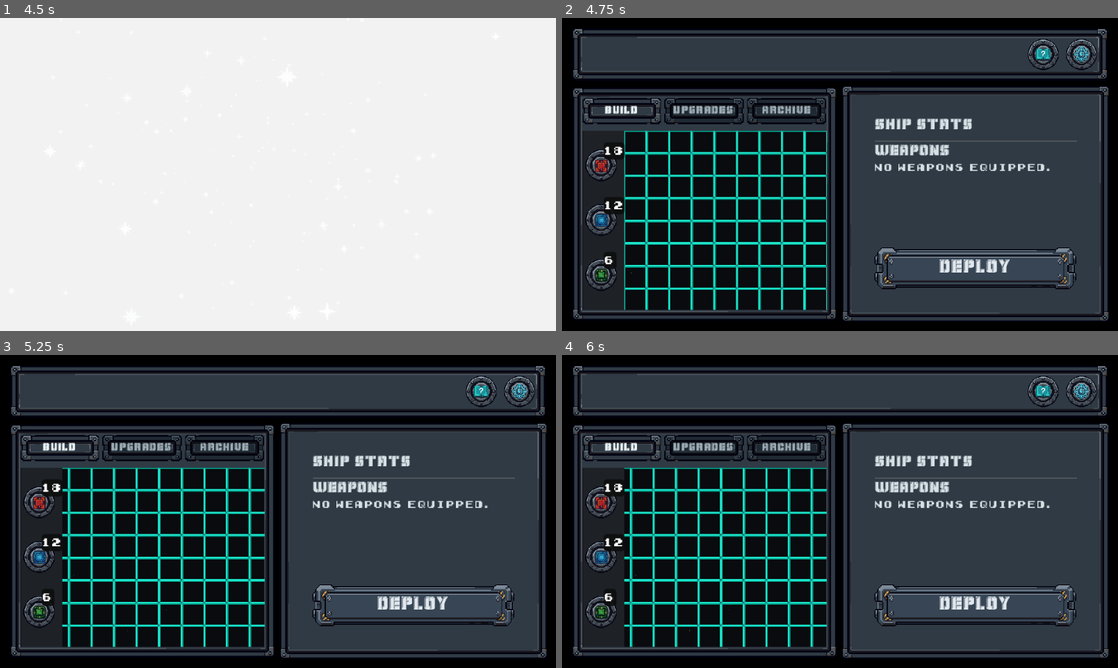
Above: before the commit, frames 1-4 (two rows, left to right).
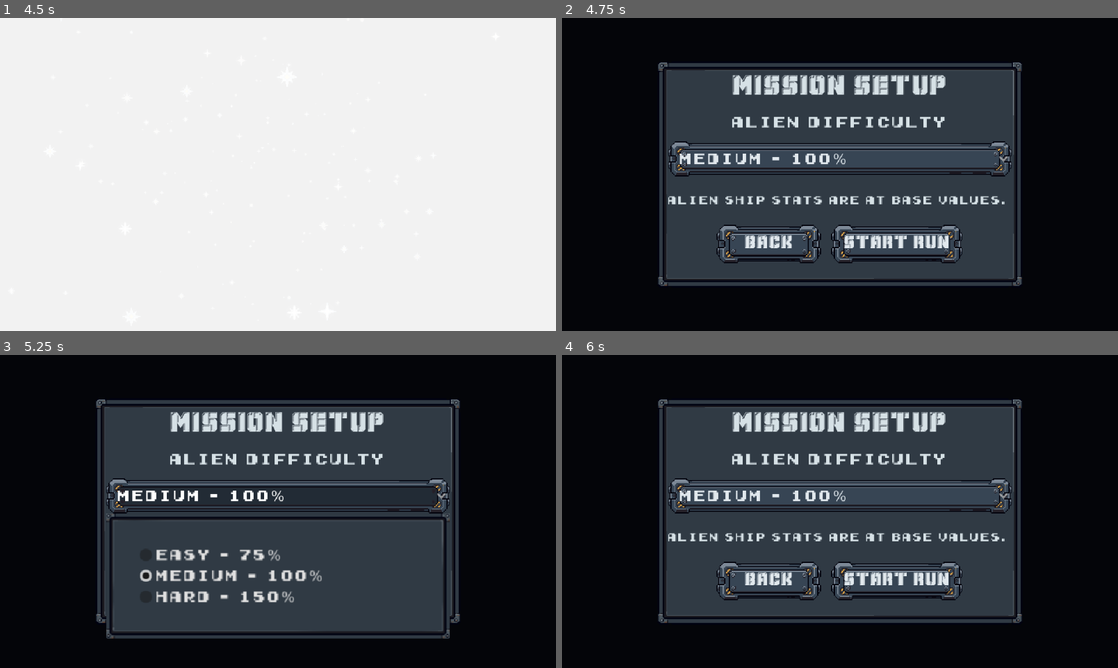
Above: after the commit, the same moments.

Repository: Allumnium/LeviathanProtocol
Game: Godot game, scene res://scenes/main_menu.tscn
The game is run twice, just before and just after one commit, with the same random seed, the same clock (stepped at 60 frames per second) and the same inputs.
Inputs (mouse positions are in pixels of both pictures, inside the frame that each line leads up to):
- Up to frame 1 (4.5 s): click "PLAY" at 0.5 s; tap Enter at 1.25 s; drag from (278, 174) to (333, 105) at 1.27 s; drag from (166, 190) to (250, 237) at 2.02 s; move the mouse to (333, 105) at 2.77 s; hold D 2.78-3.5 s; hold Shift 2.78-3.5 s; click (333, 105) at 2.92 s; drag from (250, 237) to (111, 127) at 3.52 s; move the mouse to (444, 221) at 4.27 s; hold A from 4.28 s (still down); hold Shift from 4.28 s (still down); click (444, 221) at 4.42 s
- Up to frame 2 (4.75 s): keep holding A; keep holding Shift
- Up to frame 3 (5.25 s): release A at 5 s; release Shift at 5 s; click (278, 495) at 5 s, where only the run after the commit has a clickable "MEDIUM - 100%"
- Up to frame 4 (6 s): click (767, 580) at 5.75 s, where only the run after the commit has a clickable "BACK"

Frame 1 is identical in both runs. In frame 2, 59% of the frame differs, in the area x 2-99%, y 3-97%; in frame 3, 59%; in frame 4, 60%.

Commit message:
just before battle

Diff:
--- a/scenes/auto_battle.tscn
+++ b/scenes/auto_battle.tscn
@@ -1,6 +1,7 @@
-[gd_scene load_steps=2 format=3]
+[gd_scene load_steps=3 format=3]
 
 [ext_resource type="Script" path="res://scripts/auto_battle.gd" id="1"]
+[ext_resource type="Script" path="res://scripts/battle_visuals.gd" id="2"]
 
 [node name="AutoBattle" type="Control"]
 layout_mode = 3
@@ -20,3 +21,13 @@
 grow_vertical = 2
 color = Color(0, 0, 0, 1)
 mouse_filter = 2
+
+[node name="BattleVisuals" type="Control" parent="."]
+layout_mode = 1
+anchors_preset = 15
+anchor_right = 1.0
+anchor_bottom = 1.0
+grow_horizontal = 2
+grow_vertical = 2
+mouse_filter = 2
+script = ExtResource("2")
--- a/scenes/build_tilemap_area.tscn
+++ b/scenes/build_tilemap_area.tscn
@@ -32,6 +32,7 @@
 snap_2d_vertices_to_pixel = true
 
 [node name="GridLayer" type="TileMapLayer" parent="PanRoot"]
+modulate = Color(1, 1, 1, 0.5)
 
 [node name="HullPolygon" type="Polygon2D" parent="PanRoot"]
 color = Color(0.38, 0.38, 0.4, 1)
--- /dev/null
+++ b/scenes/game_setup.tscn
@@ -0,0 +1,84 @@
+[gd_scene load_steps=4 format=3]
+
+[ext_resource type="Script" path="res://scripts/game_setup.gd" id="1_script"]
+[ext_resource type="FontFile" path="res://assets/fonts/mechanical_animals/Mechanical Animals.ttf" id="2_title_font"]
+[ext_resource type="StyleBox" path="res://assets/ui/panels/compact_panel_nine_patch.tres" id="3_panel"]
+
+[node name="GameSetup" type="Control"]
+layout_mode = 3
+anchors_preset = 15
+anchor_right = 1.0
+anchor_bottom = 1.0
+grow_horizontal = 2
+grow_vertical = 2
+script = ExtResource("1_script")
+
+[node name="Backdrop" type="ColorRect" parent="."]
+layout_mode = 1
+anchors_preset = 15
+anchor_right = 1.0
+anchor_bottom = 1.0
+grow_horizontal = 2
+grow_vertical = 2
+mouse_filter = 2
+color = Color(0.015, 0.02, 0.035, 1)
+
+[node name="CenterContainer" type="CenterContainer" parent="."]
+layout_mode = 1
+anchors_preset = 15
+anchor_right = 1.0
+anchor_bottom = 1.0
+grow_horizontal = 2
+grow_vertical = 2
+mouse_filter = 2
+
+[node name="SetupModal" type="PanelContainer" parent="CenterContainer"]
+custom_minimum_size = Vector2(400, 260)
+layout_mode = 2
+theme_override_styles/panel = ExtResource("3_panel")
+
+[node name="Contents" type="VBoxContainer" parent="CenterContainer/SetupModal"]
+layout_mode = 2
+theme_override_constants/separation = 12
+
+[node name="Title" type="Label" parent="CenterContainer/SetupModal/Contents"]
+custom_minimum_size = Vector2(0, 36)
+layout_mode = 2
+theme_override_fonts/font = ExtResource("2_title_font")
+theme_override_font_sizes/font_size = 24
+text = "MISSION SETUP"
+horizontal_alignment = 1
+vertical_alignment = 1
+
+[node name="DifficultyLabel" type="Label" parent="CenterContainer/SetupModal/Contents"]
+layout_mode = 2
+text = "ALIEN DIFFICULTY"
+horizontal_alignment = 1
+
+[node name="DifficultySelector" type="OptionButton" parent="CenterContainer/SetupModal/Contents"]
+custom_minimum_size = Vector2(0, 40)
+layout_mode = 2
+size_flags_horizontal = 3
+
+[node name="DifficultyDetails" type="Label" parent="CenterContainer/SetupModal/Contents"]
+custom_minimum_size = Vector2(0, 32)
+layout_mode = 2
+theme_override_font_sizes/font_size = 12
+text = "ALIEN SHIP STATS ARE AT BASE VALUES."
+horizontal_alignment = 1
+vertical_alignment = 1
+
+[node name="Buttons" type="HBoxContainer" parent="CenterContainer/SetupModal/Contents"]
+layout_mode = 2
+theme_override_constants/separation = 12
+alignment = 1
+
+[node name="BackButton" type="Button" parent="CenterContainer/SetupModal/Contents/Buttons"]
+custom_minimum_size = Vector2(120, 44)
+layout_mode = 2
+text = "BACK"
+
+[node name="StartButton" type="Button" parent="CenterContainer/SetupModal/Contents/Buttons"]
+custom_minimum_size = Vector2(140, 44)
+layout_mode = 2
+text = "START RUN"
--- /dev/null
+++ b/scripts/alien_ship.gd
@@ -0,0 +1,137 @@
+class_name AlienShip
+extends RefCounted
+
+const CHRYSALIS_TEXTURE: Texture2D = preload("res://assets/drone_chrysalis.png")
+const FIGHTER_TEXTURE: Texture2D = preload("res://assets/drone_fighter.png")
+const SCOUT_TEXTURE: Texture2D = preload("res://assets/drone_scout.png")
+const SENTINEL_TEXTURE: Texture2D = preload("res://assets/drone_sentinel.png")
+const SUPPORT_TEXTURE: Texture2D = preload("res://assets/drone_support.png")
+
+var display_name: String
+var texture: Texture2D
+var base_stats: ShipStats
+var stats: ShipStats
+
+
+func _init(
+	p_display_name: String,
+	p_texture: Texture2D,
+	p_base_stats: ShipStats,
+	difficulty_multiplier: float = 1.0
+) -> void:
+	if p_texture == null:
+		push_error("An alien ship must have a texture.")
+		return
+	if p_base_stats == null:
+		push_error("An alien ship must have base stats.")
+		return
+	if difficulty_multiplier <= 0.0:
+		push_error("Alien difficulty scaling must be greater than zero.")
+		return
+
+	display_name = p_display_name
+	texture = p_texture
+	base_stats = p_base_stats
+	stats = _scale_stats(difficulty_multiplier)
+
+
+func scaled_for_difficulty(difficulty_multiplier: float) -> AlienShip:
+	return AlienShip.new(display_name, texture, base_stats, difficulty_multiplier)
+
+
+static func get_catalog() -> Array[AlienShip]:
+	return [
+		AlienShip.new(
+			"Chrysalis",
+			CHRYSALIS_TEXTURE,
+			_create_base_stats(24.0, 44.0, 28.0, 9.0, "Spore Launcher", 1.5, 5.0)
+		),
+		AlienShip.new(
+			"Fighter",
+			FIGHTER_TEXTURE,
+			_create_base_stats(8.0, 28.0, 14.0, 18.0, "Plasma Cannon", 0.8, 4.0)
+		),
+		AlienShip.new(
+			"Scout",
+			SCOUT_TEXTURE,
+			_create_base_stats(4.0, 20.0, 8.0, 24.0, "Scout Pulse", 1.2, 2.4)
+		),
+		AlienShip.new(
+			"Sentinel",
+			SENTINEL_TEXTURE,
+			_create_base_stats(30.0, 70.0, 36.0, 6.0, "Sentinel Beam", 2.0, 8.0)
+		),
+		AlienShip.new(
+			"Support",
+			SUPPORT_TEXTURE,
+			_create_base_stats(18.0, 26.0, 18.0, 12.0, "Support Pulse", 2.5, 3.0)
+		),
+	]
+
+
+static func create_random_fleet(
+	ship_count: int,
+	difficulty_multiplier: float
+) -> Array[AlienShip]:
+	if ship_count <= 0:
+		push_error("An alien fleet must contain at least one ship.")
+		return []
+	if difficulty_multiplier <= 0.0:
+		push_error("Alien difficulty scaling must be greater than zero.")
+		return []
+
+	var catalog := get_catalog()
+	if catalog.is_empty():
+		push_error("The alien ship catalog is empty.")
+		return []
+
+	var random := RandomNumberGenerator.new()
+	random.randomize()
+	var randomized_catalog: Array[AlienShip] = []
+	for definition in catalog:
+		randomized_catalog.append(definition)
+	randomized_catalog.shuffle()
+
+	var fleet: Array[AlienShip] = []
+	for definition in randomized_catalog:
+		if fleet.size() >= ship_count:
+			break
+		fleet.append(definition.scaled_for_difficulty(difficulty_multiplier))
+	while fleet.size() < ship_count:
+		var definition := catalog[random.randi_range(0, catalog.size() - 1)]
+		fleet.append(definition.scaled_for_difficulty(difficulty_multiplier))
+	fleet.shuffle()
+	return fleet
+
+
+func _scale_stats(difficulty_multiplier: float) -> ShipStats:
+	var scaled_stats := ShipStats.new()
+	scaled_stats.shields = base_stats.shields * difficulty_multiplier
+	scaled_stats.integrity = base_stats.integrity * difficulty_multiplier
+	scaled_stats.weight = base_stats.weight * difficulty_multiplier
+	scaled_stats.thrust = base_stats.thrust * difficulty_multiplier
+	for weapon in base_stats.weapons:
+		var scaled_weapon := weapon.copy()
+		scaled_weapon.damage_per_shot *= difficulty_multiplier
+		scaled_stats.weapons.append(scaled_weapon)
+	return scaled_stats
+
+
+static func _create_base_stats(
+	shields: float,
+	integrity: float,
+	weight: float,
+	thrust: float,
+	weapon_name: String,
+	fire_interval_seconds: float,
+	damage_per_shot: float
+) -> ShipStats:
+	var new_stats := ShipStats.new()
+	new_stats.shields = shields
+	new_stats.integrity = integrity
+	new_stats.weight = weight
+	new_stats.thrust = thrust
+	new_stats.weapons.append(
+		ShipWeaponStats.new(weapon_name, fire_interval_seconds, damage_per_shot, 1)
+	)
+	return new_stats
--- /dev/null
+++ b/scripts/battle_visuals.gd
@@ -0,0 +1,268 @@
+class_name BattleVisuals
+extends Control
+
+const BUILD_CELL_SIZE := Vector2(26.0, 26.0)
+const ALIEN_COUNT_COLUMNS := 4
+const ALIEN_CELL_GAP := 8.0
+const ALIEN_MAX_SIZE := 64.0
+const PLAYER_MAX_SCALE := 4.0
+const HULL_COLOR := Color(0.38, 0.38, 0.4, 1.0)
+const HULL_CUTOUT_COLOR := Color(0.035, 0.045, 0.055, 1.0)
+const DIVIDER_COLOR := Color(0.2, 0.32, 0.38, 0.7)
+const RED_TILE_TEXTURE: Texture2D = preload("res://assets/ui/icons/red_square.png")
+const BLUE_TILE_TEXTURE: Texture2D = preload("res://assets/ui/icons/blue_square.png")
+const GREEN_TILE_TEXTURE: Texture2D = preload("res://assets/ui/icons/green_square.png")
+const AlienShipType = preload("res://scripts/alien_ship.gd")
+
+var _part_patterns_by_type: Dictionary[int, ShipPartPattern] = {}
+
+
+func _ready() -> void:
+	for pattern in ShipPartPattern.get_catalog():
+		_part_patterns_by_type[pattern.part_type] = pattern
+	resized.connect(_on_resized)
+	queue_redraw()
+
+
+func _on_resized() -> void:
+	queue_redraw()
+
+
+func _draw() -> void:
+	if size.x <= 0.0 or size.y <= 0.0:
+		return
+
+	var divider_x := size.x * 0.5
+	draw_line(
+		Vector2(divider_x, 16.0),
+		Vector2(divider_x, size.y - 16.0),
+		DIVIDER_COLOR,
+		1.0
+	)
+	_draw_player_ship()
+	_draw_alien_fleet()
+
+
+func _draw_player_ship() -> void:
+	var cells := GameState.ship.get_tile_cells()
+	var player_area := Rect2(
+		Vector2(12.0, 16.0),
+		Vector2(size.x * 0.5 - 28.0, size.y - 32.0)
+	)
+	if cells.is_empty():
+		_draw_centered_message(player_area, "NO SHIP BUILT")
+		return
+
+	var minimum_x := cells[0].x
+	var minimum_y := cells[0].y
+	var maximum_x := cells[0].x
+	var maximum_y := cells[0].y
+	for cell in cells:
+		minimum_x = mini(minimum_x, cell.x)
+		minimum_y = mini(minimum_y, cell.y)
+		maximum_x = maxi(maximum_x, cell.x)
+		maximum_y = maxi(maximum_y, cell.y)
+
+	var ship_size := Vector2(
+		float(maximum_x - minimum_x + 1) * BUILD_CELL_SIZE.x,
+		float(maximum_y - minimum_y + 1) * BUILD_CELL_SIZE.y
+	)
+	var ship_center := Vector2(
+		float(minimum_x + maximum_x + 1) * BUILD_CELL_SIZE.x * 0.5,
+		float(minimum_y + maximum_y + 1) * BUILD_CELL_SIZE.y * 0.5
+	)
+	var rotated_size := Vector2(ship_size.y, ship_size.x)
+	var available_size := player_area.size * 0.92
+	var ship_scale := minf(
+		available_size.x / rotated_size.x,
+		available_size.y / rotated_size.y
+	)
+	ship_scale = minf(ship_scale, PLAYER_MAX_SCALE)
+	if ship_scale <= 0.0:
+		push_error("The player ship cannot be scaled into the battle viewport.")
+		return
+
+	draw_set_transform(player_area.get_center(), PI * 0.5, Vector2.ONE * ship_scale)
+	var hull_points := PackedVector2Array()
+	for cell in cells:
+		var cell_top_left := Vector2(
+			float(cell.x) * BUILD_CELL_SIZE.x,
+			float(cell.y) * BUILD_CELL_SIZE.y
+		) - ship_center
+		hull_points.append(cell_top_left)
+		hull_points.append(cell_top_left + Vector2(BUILD_CELL_SIZE.x, 0.0))
+		hull_points.append(cell_top_left + BUILD_CELL_SIZE)
+		hull_points.append(cell_top_left + Vector2(0.0, BUILD_CELL_SIZE.y))
+	draw_colored_polygon(Geometry2D.convex_hull(hull_points), HULL_COLOR)
+
+	var hidden_cells: Dictionary[Vector2i, bool] = {}
+	for part in GameState.ship.parts:
+		var pattern := _get_pattern_for_part(part)
+		if pattern == null:
+			continue
+		for cell in part.get_hidden_tile_cells():
+			if not GameState.ship.tiles.has(cell):
+				continue
+			hidden_cells[cell] = true
+			var hidden_cell_top_left := Vector2(
+				float(cell.x) * BUILD_CELL_SIZE.x,
+				float(cell.y) * BUILD_CELL_SIZE.y
+			) - ship_center
+			var hidden_cell_rect := Rect2(hidden_cell_top_left, BUILD_CELL_SIZE)
+			draw_rect(hidden_cell_rect, HULL_CUTOUT_COLOR)
+			if not is_zero_approx(pattern.hidden_tile_outline_color.a):
+				draw_rect(hidden_cell_rect, pattern.hidden_tile_outline_color, false, 2.0)
+
+	for cell in cells:
+		if hidden_cells.has(cell):
+			continue
+		var tile_texture := _get_tile_texture(GameState.ship.get_tile_category_at(cell))
+		if tile_texture == null:
+			continue
+		var cell_center := Vector2(
+			(float(cell.x) + 0.5) * BUILD_CELL_SIZE.x,
+			(float(cell.y) + 0.5) * BUILD_CELL_SIZE.y
+		) - ship_center
+		draw_texture(tile_texture, cell_center - tile_texture.get_size() * 0.5)
+
+	for part in GameState.ship.parts:
+		var pattern := _get_pattern_for_part(part)
+		if pattern == null:
+			continue
+		if pattern.preview_texture == null:
+			push_error("No battle texture is assigned for %s." % pattern.display_name)
+			continue
+
+		var visual_cells := _get_visual_cells_for_part(part, pattern)
+		if visual_cells.is_empty():
+			continue
+		var minimum_visual_x := visual_cells[0].x
+		var minimum_visual_y := visual_cells[0].y
+		var maximum_visual_x := visual_cells[0].x
+		var maximum_visual_y := visual_cells[0].y
+		for cell in visual_cells:
+			minimum_visual_x = mini(minimum_visual_x, cell.x)
+			minimum_visual_y = mini(minimum_visual_y, cell.y)
+			maximum_visual_x = maxi(maximum_visual_x, cell.x)
+			maximum_visual_y = maxi(maximum_visual_y, cell.y)
+
+		var visual_size := Vector2(
+			float(maximum_visual_x - minimum_visual_x + 1) * BUILD_CELL_SIZE.x,
+			float(maximum_visual_y - minimum_visual_y + 1) * BUILD_CELL_SIZE.y
+		)
+		var visual_center := Vector2(
+			float(minimum_visual_x + maximum_visual_x + 1) * BUILD_CELL_SIZE.x * 0.5,
+			float(minimum_visual_y + maximum_visual_y + 1) * BUILD_CELL_SIZE.y * 0.5
+		) - ship_center
+		draw_texture_rect(
+			pattern.preview_texture,
+			Rect2(visual_center - visual_size * 0.5, visual_size),
+			false
+		)
+	draw_set_transform(Vector2.ZERO, 0.0, Vector2.ONE)
+
+
+func _draw_alien_fleet() -> void:
+	var fleet: Array[RefCounted] = GameState.battle_aliens
+	if fleet.is_empty():
+		push_error("The battle viewport has no alien fleet to render.")
+		return
+
+	var columns := mini(ALIEN_COUNT_COLUMNS, fleet.size())
+	var rows := ceili(float(fleet.size()) / float(columns))
+	var alien_area := Rect2(
+		Vector2(size.x * 0.5 + 16.0, 16.0),
+		Vector2(size.x * 0.5 - 28.0, size.y - 32.0)
+	)
+	var max_cell_width := (
+		alien_area.size.x - float(columns - 1) * ALIEN_CELL_GAP
+	) / float(columns)
+	var max_cell_height := (
+		alien_area.size.y - float(rows - 1) * ALIEN_CELL_GAP
+	) / float(rows)
+	var cell_size := minf(ALIEN_MAX_SIZE, minf(max_cell_width, max_cell_height))
+	if cell_size <= 0.0:
+		push_error("The alien fleet cannot be fitted into the battle viewport.")
+		return
+
+	var total_width := float(columns) * cell_size + float(columns - 1) * ALIEN_CELL_GAP
+	var total_height := float(rows) * cell_size + float(rows - 1) * ALIEN_CELL_GAP
+	var first_cell_center := Vector2(
+		alien_area.get_center().x - total_width * 0.5 + cell_size * 0.5,
+		alien_area.get_center().y - total_height * 0.5 + cell_size * 0.5
+	)
+	for index in range(fleet.size()):
+		var alien := fleet[index] as AlienShipType
+		if alien == null:
+			push_error("The battle fleet contains an invalid alien ship.")
+			continue
+		if alien.texture == null:
+			push_error("The %s alien has no battle texture." % alien.display_name)
+			continue
+
+		var column := index % columns
+		var row := floori(float(index) / float(columns))
+		var cell_center := first_cell_center + Vector2(
+			float(column) * (cell_size + ALIEN_CELL_GAP),
+			float(row) * (cell_size + ALIEN_CELL_GAP)
+		)
+		var texture_size := alien.texture.get_size()
+		var texture_scale := cell_size / maxf(texture_size.x, texture_size.y)
+		var draw_size := texture_size * texture_scale
+		draw_set_transform(cell_center, -PI * 0.5, Vector2.ONE)
+		draw_texture_rect(alien.texture, Rect2(-draw_size * 0.5, draw_size), false)
+		draw_set_transform(Vector2.ZERO, 0.0, Vector2.ONE)
+
+
+func _draw_centered_message(area: Rect2, message: String) -> void:
+	var font := get_theme_default_font()
+	if font == null:
+		push_error("No default font is available for the battle viewport.")
+		return
+	var font_size := 14
+	var baseline := area.get_center().y + font.get_height(font_size) * 0.5
+	draw_string(
+		font,
+		Vector2(area.position.x, baseline),
+		message,
+		HORIZONTAL_ALIGNMENT_CENTER,
+		area.size.x,
+		font_size,
+		Color(0.75, 0.78, 0.82, 1.0)
+	)
+
+
+func _get_pattern_for_part(part: ShipPart) -> ShipPartPattern:
+	var pattern: ShipPartPattern = _part_patterns_by_type.get(part.type)
+	if pattern == null:
+		push_error("Unknown ship part type in battle renderer: %s" % part.type)
+	return pattern
+
+
+func _get_visual_cells_for_part(
+	part: ShipPart,
+	pattern: ShipPartPattern
+) -> Array[Vector2i]:
+	for quarter_turns in range(4):
+		if pattern.get_offsets_for_rotation(quarter_turns) != part.cell_offsets:
+			continue
+		var visual_cells: Array[Vector2i] = []
+		for offset in pattern.get_visual_offsets_for_rotation(quarter_turns):
+			visual_cells.append(part.origin + offset)
+		return visual_cells
+
+	push_error("Could not determine the rotation for %s." % pattern.display_name)
+	return []
+
+
+func _get_tile_texture(category: int) -> Texture2D:
+	match category:
+		ShipPart.Category.OFFENSE:
+			return RED_TILE_TEXTURE
+		ShipPart.Category.DEFENSE:
+			return BLUE_TILE_TEXTURE
+		ShipPart.Category.SPECIAL:
+			return GREEN_TILE_TEXTURE
+		_:
+			push_error("Unknown tile category in battle renderer: %s" % category)
+			return null
--- /dev/null
+++ b/scripts/game_setup.gd
@@ -0,0 +1,52 @@
+extends Control
+
+const GAME_MAP_SCENE_PATH := "res://scenes/game_map.tscn"
+const MAIN_MENU_SCENE_PATH := "res://scenes/main_menu.tscn"
+
+@onready var difficulty_selector: OptionButton = $CenterContainer/SetupModal/Contents/DifficultySelector
+@onready var difficulty_details: Label = $CenterContainer/SetupModal/Contents/DifficultyDetails
+@onready var back_button: Button = $CenterContainer/SetupModal/Contents/Buttons/BackButton
+@onready var start_button: Button = $CenterContainer/SetupModal/Contents/Buttons/StartButton
+
+
+func _ready() -> void:
+	difficulty_selector.add_item("EASY - 75%", GameState.Difficulty.EASY)
+	difficulty_selector.add_item("MEDIUM - 100%", GameState.Difficulty.MEDIUM)
+	difficulty_selector.add_item("HARD - 150%", GameState.Difficulty.HARD)
+	difficulty_selector.select(1)
+	difficulty_selector.item_selected.connect(_on_difficulty_selected)
+	back_button.pressed.connect(_on_back_pressed)
+	start_button.pressed.connect(_on_start_pressed)
+	_update_difficulty_details(GameState.Difficulty.MEDIUM)
+
+
+func _on_difficulty_selected(index: int) -> void:
+	_update_difficulty_details(difficulty_selector.get_item_id(index))
+
+
+func _update_difficulty_details(selected_difficulty: int) -> void:
+	match selected_difficulty:
+		GameState.Difficulty.EASY:
+			difficulty_details.text = "ALIEN SHIP STATS ARE 75% OF BASE VALUES."
+		GameState.Difficulty.MEDIUM:
+			difficulty_details.text = "ALIEN SHIP STATS ARE AT BASE VALUES."
+		GameState.Difficulty.HARD:
+			difficulty_details.text = "ALIEN SHIP STATS ARE 150% OF BASE VALUES."
+		_:
+			push_error("Cannot show details for an unknown difficulty.")
+
+
+func _on_back_pressed() -> void:
+	var error := get_tree().change_scene_to_file(MAIN_MENU_SCENE_PATH)
+	if error != OK:
+		push_error("Could not return to the main menu. Error code: %s" % error)
+
+
+func _on_start_pressed() -> void:
+	var selected_difficulty := difficulty_selector.get_selected_id()
+	if not GameState.start_new_run(selected_difficulty):
+		return
+
+	var error := get_tree().change_scene_to_file(GAME_MAP_SCENE_PATH)
+	if error != OK:
+		push_error("Could not open the game map scene. Error code: %s" % error)
--- a/scripts/game_state.gd
+++ b/scripts/game_state.gd
@@ -5,6 +5,10 @@
 signal discovered_parts_changed
 signal unviewed_discoveries_changed
 signal part_transformations_changed
+
+const AlienShipType = preload("res://scripts/alien_ship.gd")
+
+enum Difficulty { EASY, MEDIUM, HARD }
 
 const NODE_POSITIONS: Array[Vector2] = [
 	Vector2(0.08, 0.5),
@@ -25,6 +29,7 @@
 	Vector2i(4, 5),
 ]
 const FINAL_NODE_ID := 5
+const ALIEN_FLEET_SIZE := 10
 const STARTING_RED_TILE_COUNT := 18
 const STARTING_BLUE_TILE_COUNT := 12
 const STARTING_GREEN_TILE_COUNT := 6
@@ -33,6 +38,8 @@
 var destination_node_id := -1
 var visited_nodes: Array[int] = [0]
 var battle_pending := false
+var difficulty := Difficulty.MEDIUM
+var battle_aliens: Array[RefCounted] = []
 var ship := Ship.new()
 var discovered_part_types: Array[int] = []
 var unviewed_discovered_part_types: Array[int] = []
@@ -42,17 +49,41 @@
 var green_tiles_available := STARTING_GREEN_TILE_COUNT
 
 
-func start_new_run() -> void:
+func start_new_run(selected_difficulty: int = Difficulty.MEDIUM) -> bool:
+	if not [
+		Difficulty.EASY,
+		Difficulty.MEDIUM,
+		Difficulty.HARD,
+	].has(selected_difficulty):
+		push_error("Cannot start a run with an unknown difficulty.")
+		return false
+
 	current_node_id = 0
 	destination_node_id = -1
 	visited_nodes = [0]
 	battle_pending = false
+	difficulty = selected_difficulty as Difficulty
+	battle_aliens.clear()
 	ship.clear()
 	red_tiles_available = STARTING_RED_TILE_COUNT
 	blue_tiles_available = STARTING_BLUE_TILE_COUNT
 	green_tiles_available = STARTING_GREEN_TILE_COUNT
 	tile_inventory_changed.emit()
 	ship_stats_changed.emit()
+	return true
+
+
+func get_difficulty_multiplier() -> float:
+	match difficulty:
+		Difficulty.EASY:
+			return 0.75
+		Difficulty.MEDIUM:
+			return 1.0
+		Difficulty.HARD:
+			return 1.5
+		_:
+			push_error("Unknown game difficulty: %s" % difficulty)
+			return 0.0
 
 
 func get_available_tile_count(category: int) -> int:
@@ -156,8 +187,22 @@
 func set_destination(node_id: int) -> bool:
 	if not get_reachable_nodes(current_node_id).has(node_id):
 		return false
+	var difficulty_multiplier := get_difficulty_multiplier()
+	if difficulty_multiplier <= 0.0:
+		return false
+	var next_battle_aliens: Array[AlienShipType] = AlienShipType.create_random_fleet(
+		ALIEN_FLEET_SIZE,
+		difficulty_multiplier
+	)
+	if next_battle_aliens.size() != ALIEN_FLEET_SIZE:
+		push_error("Could not create the alien fleet for the selected destination.")
+		return false
+
 	destination_node_id = node_id
 	battle_pending = true
+	battle_aliens.clear()
+	for alien in next_battle_aliens:
+		battle_aliens.append(alien)
 	return true
 
 
@@ -174,9 +219,11 @@
 		visited_nodes.append(current_node_id)
 	destination_node_id = -1
 	battle_pending = false
+	battle_aliens.clear()
 	return true
 
 
 func cancel_battle() -> void:
 	destination_node_id = -1
 	battle_pending = false
+	battle_aliens.clear()
--- a/scripts/main_menu.gd
+++ b/scripts/main_menu.gd
@@ -1,6 +1,6 @@
 extends Control
 
-const MAP_SCENE_PATH := "res://scenes/game_map.tscn"
+const GAME_SETUP_SCENE_PATH := "res://scenes/game_setup.tscn"
 const PLAY_TRANSITION_DURATION := 4.0
 const GAME_TITLE_TEXT := "LEVIATHAN PROTOCOL"
 const WARP_SFX: AudioStreamMP3 = preload("res://assets/audio/sfx/warp.mp3")
@@ -60,12 +60,11 @@
 	)
 	await transition_tween.finished
 
-	var error := get_tree().change_scene_to_file(MAP_SCENE_PATH)
+	var error := get_tree().change_scene_to_file(GAME_SETUP_SCENE_PATH)
 	if error != OK:
-		push_error("Could not open the game map scene. Error code: %s" % error)
+		push_error("Could not open the game setup scene. Error code: %s" % error)
 		await _restore_menu_after_failed_transition()
 		return
-	GameState.start_new_run()
 
 
 func _restore_menu_after_failed_transition() -> void:
--- a/scripts/ship_part_pattern.gd
+++ b/scripts/ship_part_pattern.gd
@@ -79,7 +79,7 @@
 			],
 			"Large Thruster",
 			LARGE_THRUSTER_TEXTURE,
-			ShipPartStats.new(0.0, 0.0, 10.0, 30.0),
+			ShipPartStats.new(0.0, 0.0, 10.0, 150.0),
 			false,
 			[
 				ShipPart.Category.OFFENSE,
@@ -201,7 +201,7 @@
 			[Vector2i(0, 0), Vector2i(1, 0), Vector2i(2, 0)],
 			"Thruster",
 			THRUSTER_TEXTURE,
-			ShipPartStats.new(0.0, 0.0, 3.0, 15.0),
+			ShipPartStats.new(0.0, 0.0, 3.0, 25.0),
 			false,
 			[
 				ShipPart.Category.OFFENSE,
Not shown, added: scripts/alien_ship.gd.uid
Not shown, added: scripts/battle_visuals.gd.uid
Not shown, added: scripts/game_setup.gd.uid
